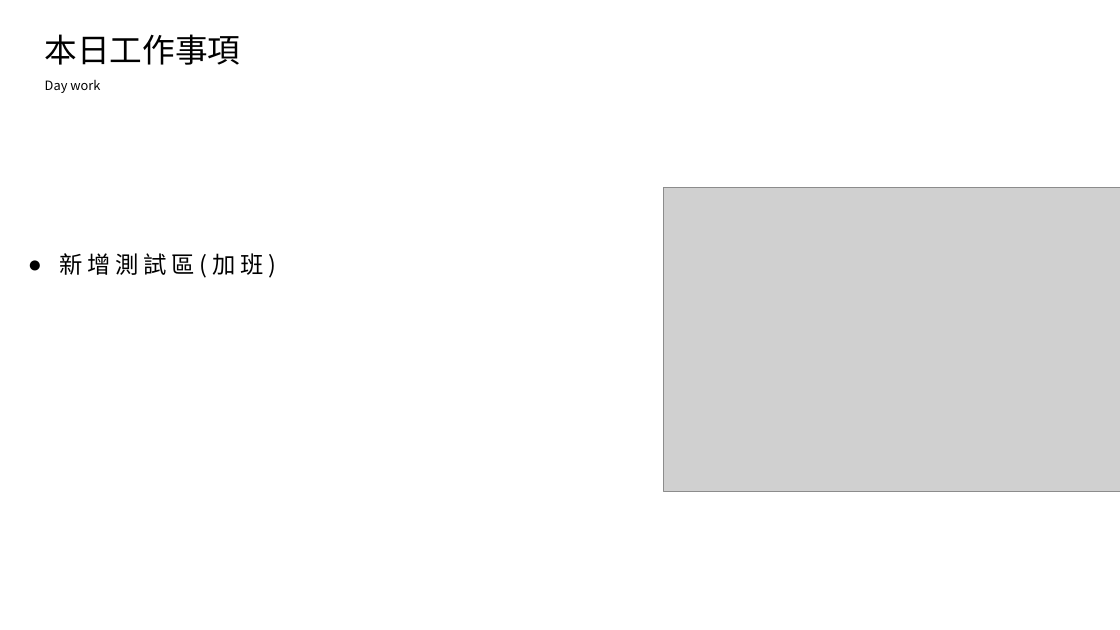
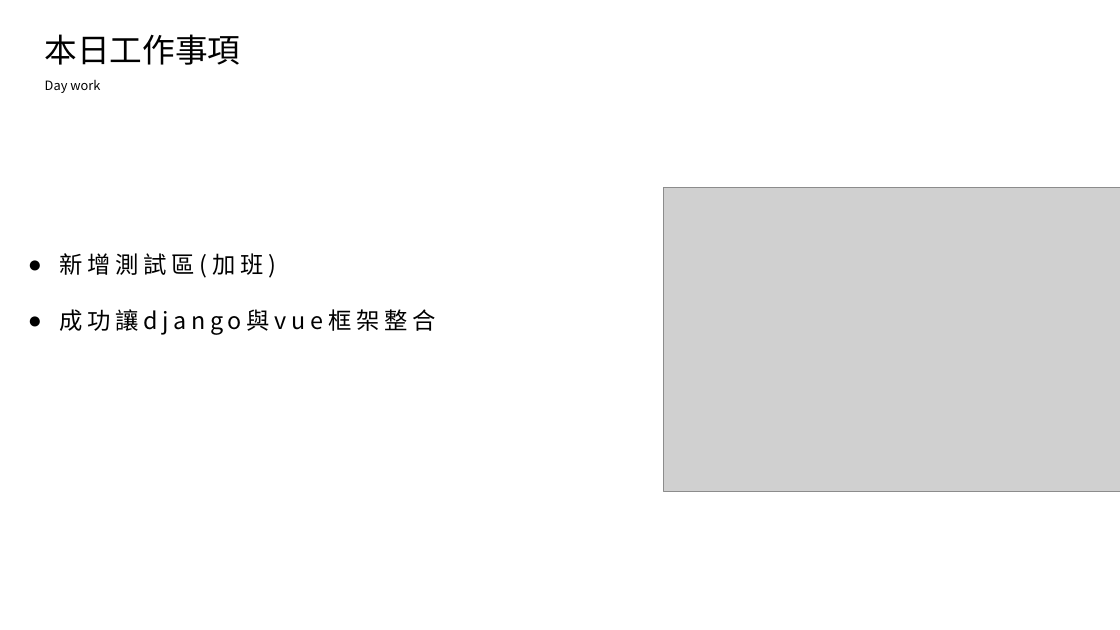
Before and after one commit to king637324/KnowledgeGreenhouseSystem, a slide deck: slide 2 of 工作日報_葉柏漢/2021.11/2021.11.10(加班)_2021.11.11工作日報_葉柏漢.pptx. Drawn at 1120x630 pixels with LibreOffice and Linux fonts; fonts in the diff are those of the drawing; grey boxes stand for pictures. Boxes give left, top, right and bottom in pixels: in the first picture for what was removed or moved away, otherwise in the second. Text is boxed around its words. In the diff, an @@ line names an element or a change of style, - is before the commit and + after.

```diff
--- a/工作日報_葉柏漢/2021.11/2021.11.10(加班)_2021.11.11工作日報_葉柏漢.pptx
+++ b/工作日報_葉柏漢/2021.11/2021.11.10(加班)_2021.11.11工作日報_葉柏漢.pptx
@@ text at (59, 309, 435, 335): paragraph added @@
+● 成功讓django與vue框架整合
```
Also in this commit, not shown: 1 slide added, 3 other files.
